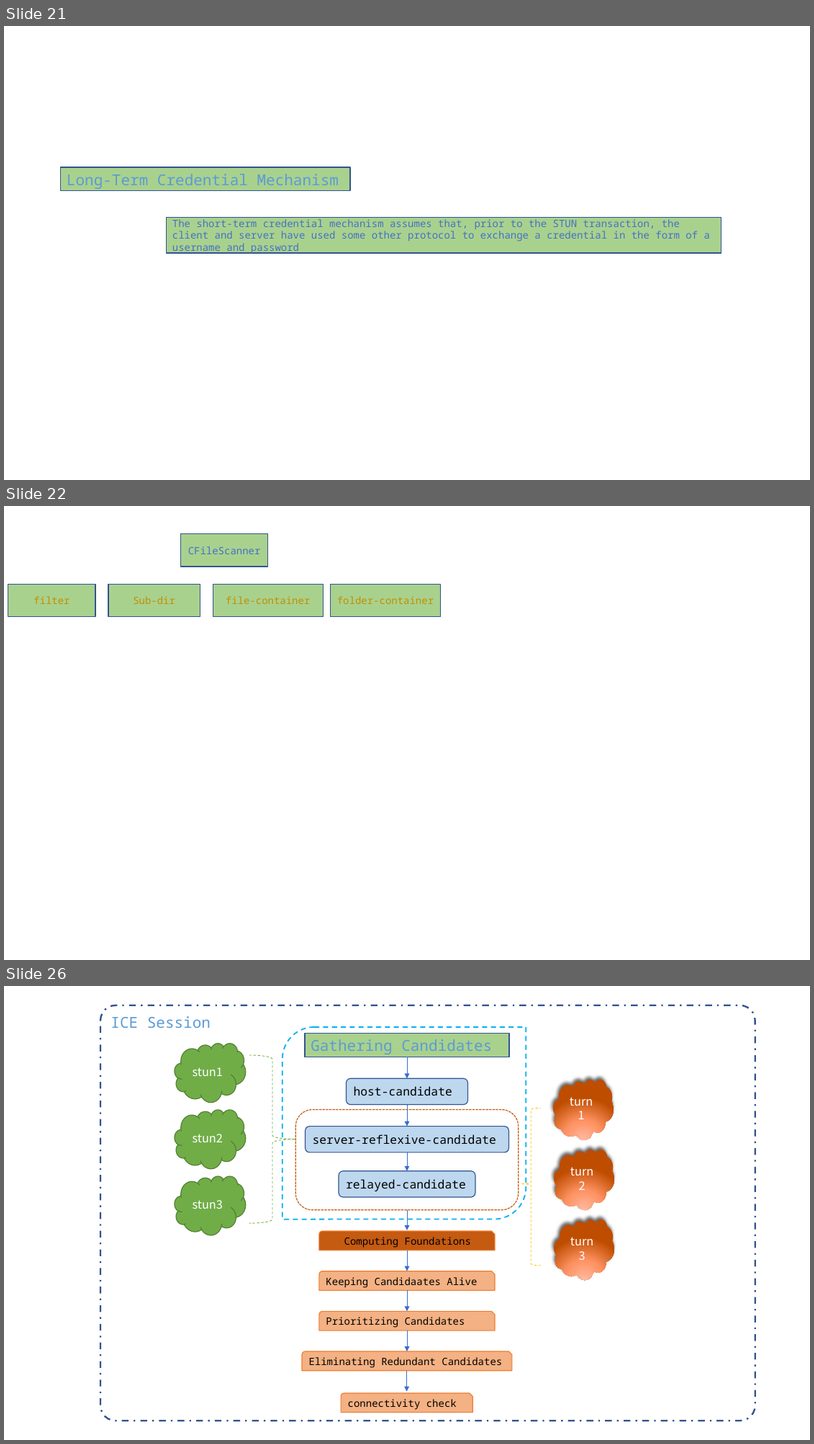
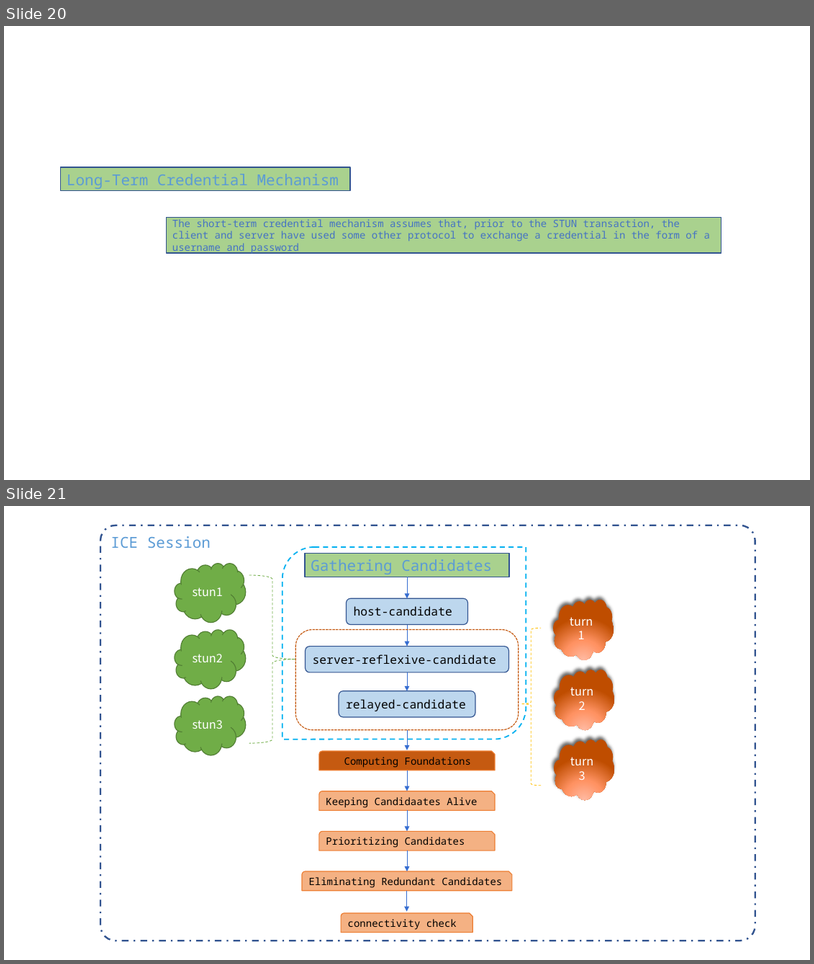
Before and after one commit to httpmail/ice, a slide deck: docs.pptx. Shown one above the other, each under a label of ours: slides 21, 22 and 26 before the commit, slides 20 and 21 after it; the slides between them are not shown. The pictures are 814x1444 and 814x964 pixels, drawn with LibreOffice and Linux fonts; fonts in the diff are those of the drawing. Boxes give left, top, right and bottom in pixels: in the first picture for what was removed or moved away, otherwise in the second. Text is boxed around its words. In the diff, an @@ line names an element or a change of style, - is before the commit and + after.

```diff
--- a/docs.pptx
+++ b/docs.pptx
@@ slide 22 removed at [4, 506, 810, 960], background #FFFFFF @@
@@ rectangle removed at [180, 534, 268, 566] @@
-CFileScanner
@@ group removed at [8, 584, 441, 617]: 4 rectangles @@
-filter
-Sub-dir
-file-container
-folder-container
@@ what was slide 21 is now slide 20 @@
@@ what was slide 26 is now slide 21 @@
```
Also in this commit, not shown: 2 slides changed, 7 slides added, 5 other slides removed, 34 other files.
